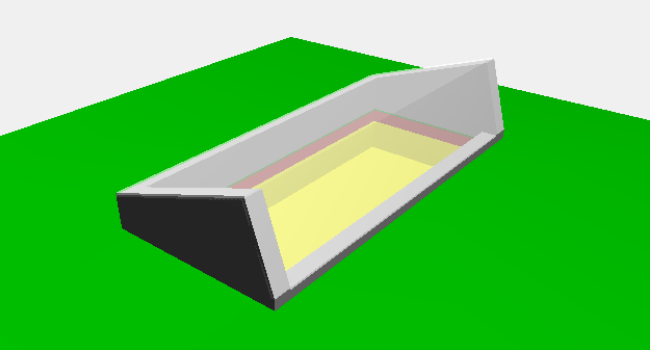
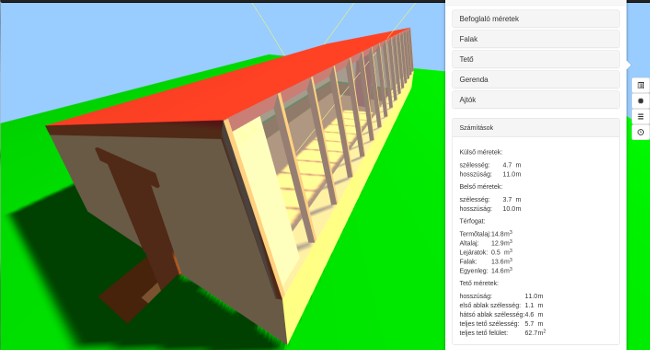
Layered file, before and after one edit (650x350). Changes by layer:
added layer "Pasted Layer" above "Background" over [left=0, top=0, right=650, bottom=350]
painted on "Background" over [left=0, top=0, right=650, bottom=350]
